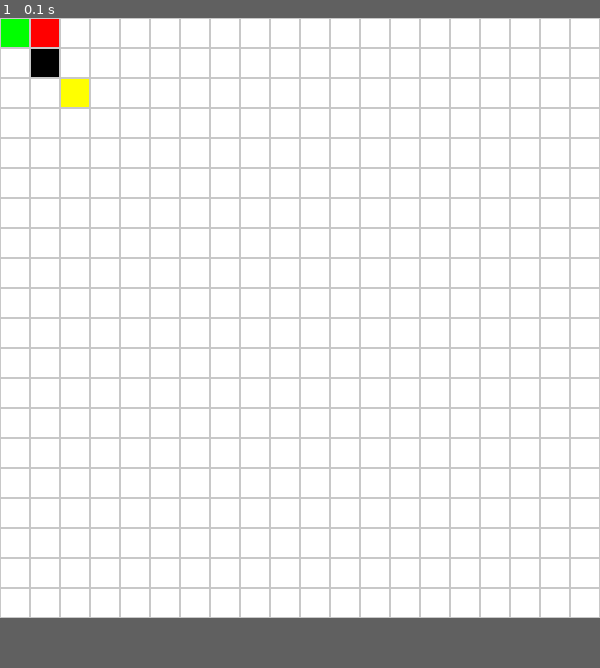
Above: before the commit, frame 1.
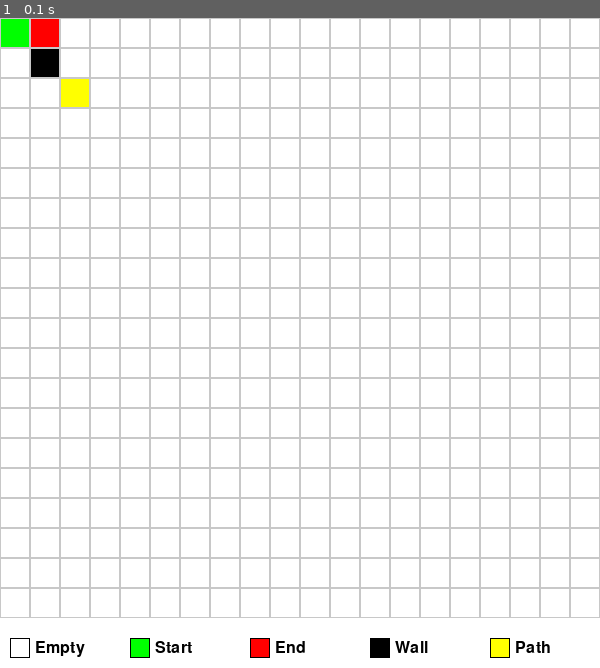
Above: after the commit, the same moment.

Repository: FelixStillLearning/pygame-pathfinding-visualizer
Game: pygame game, started from src/main.py
Same seed, same stepped clock (60 frames per second), same inputs: the game is played once before the commit and once after it.
Inputs:
- Up to frame 1 (0.1 s): no input
In our replay, the window is 600x600 before the commit and 600x650 after it. These sizes can differ from the game's own. Grey fills any space a smaller window leaves; there, only what the larger window draws over its background counts as a difference.

The runs differ from the first frame. In frame 1, 0.8% of the frame differs, in the area x 1-92%, y 95-99%.

Commit message:
Refactor main.py for improved window dimensions and add legend drawing functionality Add legend.py for visual representation of node statuses Update .gitignore to include docs directory

Diff:
--- /dev/null
+++ b/src/legend.py
@@ -0,0 +1,30 @@
+
+
+import pygame
+
+# Warna yang sama dengan node.py
+WHITE = (255, 255, 255)
+BLACK = (0, 0, 0)
+GREEN = (0, 255, 0)
+RED = (255, 0, 0)
+YELLOW = (255, 255, 0)
+
+def draw_legend(window, font):
+    legend_data = [
+        (WHITE, "Empty"),
+        (GREEN, "Start"),
+        (RED, "End"),
+        (BLACK, "Wall"),
+        (YELLOW, "Path")
+    ]
+
+    start_x = 10
+    start_y = 620
+
+    for i, (color, label) in enumerate(legend_data):
+        rect_x = start_x + (i * 120)
+        pygame.draw.rect(window, color, (rect_x, start_y, 20, 20))
+        pygame.draw.rect(window, BLACK, (rect_x, start_y, 20, 20), 1)
+
+        text_surface = font.render(label, True, BLACK)
+        window.blit(text_surface, (rect_x + 25, start_y + 2))
--- a/src/main.py
+++ b/src/main.py
@@ -1,18 +1,24 @@
 import pygame
 import sys
 from grid import make_grid, draw_grid
+from legend import draw_legend
 #inisialisasi pygame
 pygame.init()
 
 #konstanta ukuran window
-WINDOW_SIZE = 600
+WINDOW_WIDTH = 600
+WINDOW_HEIGHT = 650
 WINDOW_TITLE = "Penentu Jalan Visualizer"
+GRID_SIZE  = 600
 ROWS, COLS = 20, 20
-CELL_SIZE = WINDOW_SIZE // ROWS
+CELL_SIZE = GRID_SIZE // ROWS
 
 # membuat Window
-window = pygame.display.set_mode((WINDOW_SIZE, WINDOW_SIZE))
+window = pygame.display.set_mode((WINDOW_WIDTH, WINDOW_HEIGHT))
 pygame.display.set_caption(WINDOW_TITLE)
+
+# Inisialisasi font untuk legend
+font = pygame.font.Font(None, 24)
 
 grid = make_grid(ROWS, COLS, CELL_SIZE)
 grid[0][0].set_start()
@@ -28,6 +34,7 @@
             running = False
 
     window.fill((255, 255, 255))
+    draw_legend(window, font)
     draw_grid(window,grid)
     pygame.display.flip()
 
--- a/src/node.py
+++ b/src/node.py
@@ -33,6 +33,12 @@
         pygame.draw.rect(window, (200,200,200), (self.x, self.y, self.size, self.size), 1)
 
 
+
+
+
+
+
+
     def set_start(self):
         self.status = "start"
     def set_end(self):
@@ -42,4 +48,4 @@
     def set_path(self):
         self.status = "path"
     def reset(self):
-        self,status = "empty"
+        self.status = "empty"
Not shown, changed: .gitignore
